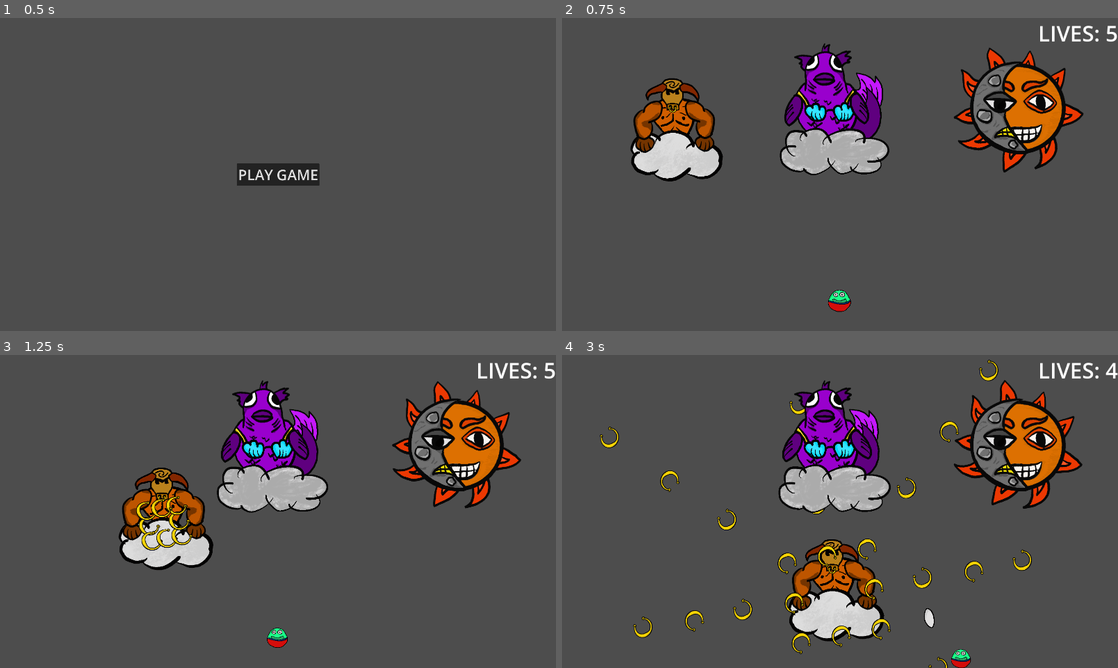
Above: before the commit, frames 1-4 (two rows, left to right).
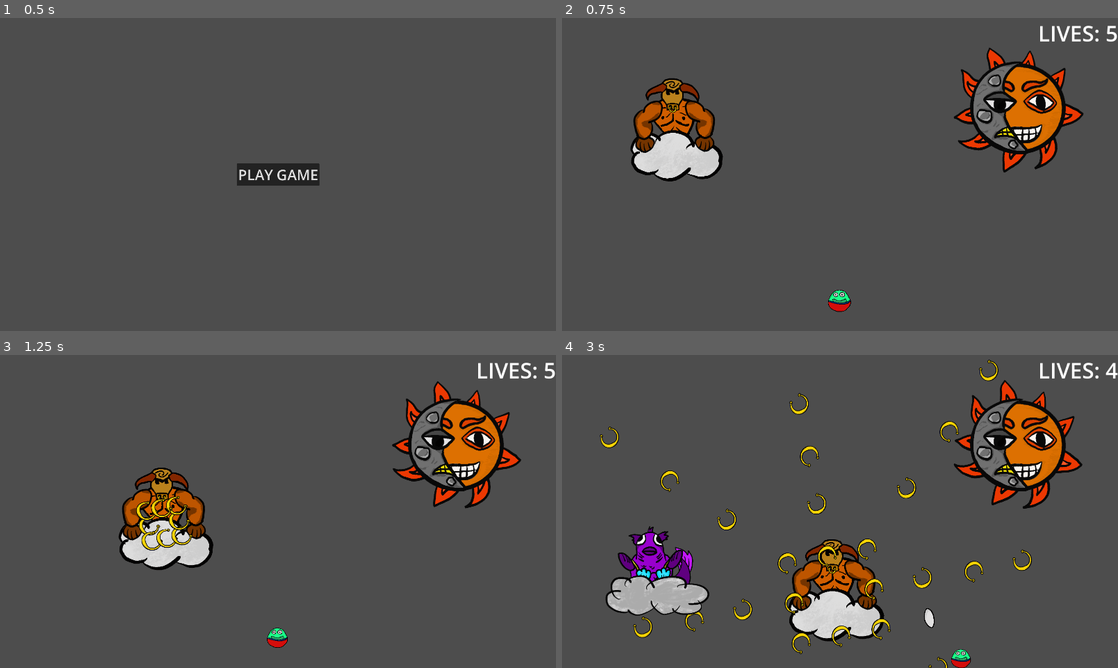
Above: after the commit, the same moments.

Repository: kaito002/bullet-hell-5
Game: Godot game, scene res://scenes/ui/main_menu.tscn
The game is run twice, just before and just after one commit, with the same random seed, the same clock (stepped at 60 frames per second) and the same inputs.
Inputs (mouse positions are in pixels of both pictures, inside the frame that each line leads up to):
- Up to frame 1 (0.5 s): no input
- Up to frame 2 (0.75 s): click "PLAY GAME" at 0.5 s
- Up to frame 3 (1.25 s): no input
- Up to frame 4 (3 s): move the mouse to (962, 495) at 1.27 s; press the mouse at (962, 495) at 1.28 s; hold D (right) 1.28-2.03 s; move the mouse to (728, 527) at 2.02 s; release the mouse at (728, 527) at 2.03 s; hold S (down) 2.03-2.78 s; click (728, 527) at 2.1 s; move the mouse to (895, 442) at 2.77 s; press the mouse at (895, 442) at 2.78 s; hold D (right) from 2.78 s (still down)

Frame 1 is identical in both runs. In frame 2, 5.7% of the frame differs, in the area x 39-59%, y 8-51%; in frame 3, 5.7%; in frame 4, 9.0%, in the area x 7-60%, y 8-84%.

Commit message:
add elements for picis level (sorry for the extensive commit)

Diff:
--- /dev/null
+++ b/scenes/enemies/boss.gd
@@ -0,0 +1,19 @@
+class_name Boss
+extends Area2D
+
+signal finished_intro()
+
+@export var movement_animator: AnimationPlayer
+@export var sprites_animator: AnimationPlayer
+
+func _ready() -> void:
+    movement_animator.animation_finished.connect(on_animation_finished)
+
+
+func on_animation_finished(animation_name: String):
+    match animation_name:
+        "intro":
+            finished_intro.emit()
+            movement_animator.play("stage_01")
+            sprites_animator.play("stage_01")
+        _: pass
--- a/scenes/enemies/taurus/taurus_weapon.gd
+++ b/scenes/enemies/boss_weapon.gd
@@ -1,3 +1,4 @@
+class_name BossWeapon
 extends Node2D
 
 @onready var fire_rate: Timer = $fire_rate
--- a/scenes/enemies/piscis/Piscis.tscn
+++ b/scenes/enemies/piscis/Piscis.tscn
@@ -8,6 +8,9 @@
 [ext_resource type="Texture2D" uid="uid://dj6uu853e71ys" path="res://assets/picis/left_arm.png" id="5_xxq6b"]
 [ext_resource type="Texture2D" uid="uid://ca7vlhe2syoy6" path="res://assets/picis/right_arm.png" id="6_07567"]
 [ext_resource type="PackedScene" uid="uid://dmffaeox4rhs4" path="res://scenes/components/health_component.tscn" id="8_vduq8"]
+[ext_resource type="Script" path="res://scenes/enemies/boss_weapon.gd" id="9_3wt0x"]
+[ext_resource type="Script" path="res://scenes/enemies/piscis/picis_basic_pattern.gd" id="10_tpue7"]
+[ext_resource type="PackedScene" uid="uid://j1hgp6jna1a0" path="res://scenes/enemies/piscis/picis_bullet.tscn" id="10_yoglv"]
 
 [sub_resource type="Animation" id="Animation_dusje"]
 length = 0.001
@@ -71,21 +74,34 @@
 "update": 0,
 "values": [Vector2(1, 1)]
 }
-
-[sub_resource type="Animation" id="Animation_fswud"]
-resource_name = "idle"
+tracks/5/type = "value"
+tracks/5/imported = false
+tracks/5/enabled = true
+tracks/5/path = NodePath("Art/Cloud:position")
+tracks/5/interp = 1
+tracks/5/loop_wrap = true
+tracks/5/keys = {
+"times": PackedFloat32Array(0),
+"transitions": PackedFloat32Array(1),
+"update": 0,
+"values": [Vector2(18, 177)]
+}
+
+[sub_resource type="Animation" id="Animation_5psdf"]
+resource_name = "intro"
+length = 0.4
 loop_mode = 1
 tracks/0/type = "value"
 tracks/0/imported = false
 tracks/0/enabled = true
-tracks/0/path = NodePath("Art/Body:scale")
-tracks/0/interp = 1
-tracks/0/loop_wrap = true
-tracks/0/keys = {
-"times": PackedFloat32Array(0, 0.5, 1),
-"transitions": PackedFloat32Array(1, 1, 1),
-"update": 0,
-"values": [Vector2(1, 1), Vector2(1.05, 1.05), Vector2(1, 1)]
+tracks/0/path = NodePath("Art/RightArm:rotation")
+tracks/0/interp = 1
+tracks/0/loop_wrap = true
+tracks/0/keys = {
+"times": PackedFloat32Array(0, 0.2, 0.4),
+"transitions": PackedFloat32Array(1, 1, 1),
+"update": 0,
+"values": [-2.29536, -2.05893, -2.29536]
 }
 tracks/1/type = "value"
 tracks/1/imported = false
@@ -94,6 +110,58 @@
 tracks/1/interp = 1
 tracks/1/loop_wrap = true
 tracks/1/keys = {
+"times": PackedFloat32Array(0, 0.2, 0.4),
+"transitions": PackedFloat32Array(1, 1, 1),
+"update": 0,
+"values": [2.15805, 2.3909, 2.15723]
+}
+tracks/2/type = "value"
+tracks/2/imported = false
+tracks/2/enabled = true
+tracks/2/path = NodePath("Art/Cloud:scale")
+tracks/2/interp = 1
+tracks/2/loop_wrap = true
+tracks/2/keys = {
+"times": PackedFloat32Array(0, 0.2, 0.4),
+"transitions": PackedFloat32Array(1, 1, 1),
+"update": 0,
+"values": [Vector2(1.33751, 1.19), Vector2(0.977515, 1.04042), Vector2(1.33751, 1.19)]
+}
+tracks/3/type = "value"
+tracks/3/imported = false
+tracks/3/enabled = true
+tracks/3/path = NodePath("Art/Cloud:position")
+tracks/3/interp = 1
+tracks/3/loop_wrap = true
+tracks/3/keys = {
+"times": PackedFloat32Array(0, 0.2, 0.4),
+"transitions": PackedFloat32Array(1, 1, 1),
+"update": 0,
+"values": [Vector2(18, 144), Vector2(17, 178), Vector2(18, 144)]
+}
+
+[sub_resource type="Animation" id="Animation_fswud"]
+resource_name = "idle"
+loop_mode = 1
+tracks/0/type = "value"
+tracks/0/imported = false
+tracks/0/enabled = true
+tracks/0/path = NodePath("Art/Body:scale")
+tracks/0/interp = 1
+tracks/0/loop_wrap = true
+tracks/0/keys = {
+"times": PackedFloat32Array(0, 0.5, 1),
+"transitions": PackedFloat32Array(1, 1, 1),
+"update": 0,
+"values": [Vector2(1, 1), Vector2(1.05, 1.05), Vector2(1, 1)]
+}
+tracks/1/type = "value"
+tracks/1/imported = false
+tracks/1/enabled = true
+tracks/1/path = NodePath("Art/LeftArm:rotation")
+tracks/1/interp = 1
+tracks/1/loop_wrap = true
+tracks/1/keys = {
 "times": PackedFloat32Array(0, 0.5, 1),
 "transitions": PackedFloat32Array(1, 1, 1),
 "update": 0,
@@ -139,7 +207,8 @@
 [sub_resource type="AnimationLibrary" id="AnimationLibrary_2tm6d"]
 _data = {
 "RESET": SubResource("Animation_dusje"),
-"idle": SubResource("Animation_fswud")
+"intro": SubResource("Animation_5psdf"),
+"stage_01": SubResource("Animation_fswud")
 }
 
 [sub_resource type="CapsuleShape2D" id="CapsuleShape2D_f77p3"]
@@ -149,10 +218,103 @@
 [sub_resource type="CircleShape2D" id="CircleShape2D_ydi71"]
 radius = 116.0
 
-[node name="Piscis" type="Area2D" groups=["enemies"]]
+[sub_resource type="Animation" id="Animation_vfo6o"]
+resource_name = "intro"
+length = 5.0
+tracks/0/type = "value"
+tracks/0/imported = false
+tracks/0/enabled = true
+tracks/0/path = NodePath(".:position")
+tracks/0/interp = 1
+tracks/0/loop_wrap = true
+tracks/0/keys = {
+"times": PackedFloat32Array(0, 2.5, 4, 5),
+"transitions": PackedFloat32Array(1, 1, 1, 1),
+"update": 0,
+"values": [Vector2(927, -816), Vector2(287, 782), Vector2(970, 177), Vector2(196, 170)]
+}
+
+[sub_resource type="Animation" id="Animation_okxbj"]
+length = 0.001
+tracks/0/type = "value"
+tracks/0/imported = false
+tracks/0/enabled = true
+tracks/0/path = NodePath(".:position")
+tracks/0/interp = 1
+tracks/0/loop_wrap = true
+tracks/0/keys = {
+"times": PackedFloat32Array(0),
+"transitions": PackedFloat32Array(1),
+"update": 0,
+"values": [Vector2(927, -816)]
+}
+
+[sub_resource type="Animation" id="Animation_jpw6j"]
+resource_name = "stage_01"
+length = 5.0
+loop_mode = 1
+tracks/0/type = "value"
+tracks/0/imported = false
+tracks/0/enabled = true
+tracks/0/path = NodePath(".:position")
+tracks/0/interp = 2
+tracks/0/loop_wrap = true
+tracks/0/keys = {
+"times": PackedFloat32Array(0, 0.6, 1, 1.5, 2, 2.5, 2.9, 3.3, 3.7, 4.1, 4.5, 5),
+"transitions": PackedFloat32Array(1, 1, 1, 1, 1, 1, 1, 1, 1, 1, 1, 1),
+"update": 0,
+"values": [Vector2(196, 170), Vector2(397, 197), Vector2(699, 171), Vector2(1102, 181), Vector2(1404, 155), Vector2(1706, 170), Vector2(1505, 190), Vector2(1304, 167), Vector2(1002, 185), Vector2(700, 156), Vector2(498, 195), Vector2(196, 170)]
+}
+
+[sub_resource type="Animation" id="Animation_ypdpk"]
+resource_name = "stage_02"
+tracks/0/type = "value"
+tracks/0/imported = false
+tracks/0/enabled = true
+tracks/0/path = NodePath(".:position")
+tracks/0/interp = 1
+tracks/0/loop_wrap = true
+tracks/0/keys = {
+"times": PackedFloat32Array(0, 1),
+"transitions": PackedFloat32Array(1, 1),
+"update": 0,
+"values": [Vector2(196, 170), Vector2(202, 878)]
+}
+
+[sub_resource type="Animation" id="Animation_r7jrl"]
+resource_name = "stage_03"
+length = 2.0
+loop_mode = 1
+tracks/0/type = "value"
+tracks/0/imported = false
+tracks/0/enabled = true
+tracks/0/path = NodePath(".:position")
+tracks/0/interp = 2
+tracks/0/loop_wrap = true
+tracks/0/keys = {
+"times": PackedFloat32Array(0, 1, 2),
+"transitions": PackedFloat32Array(1, 1, 1),
+"update": 0,
+"values": [Vector2(202, 878), Vector2(1709, 878), Vector2(202, 878)]
+}
+
+[sub_resource type="AnimationLibrary" id="AnimationLibrary_rw5sk"]
+_data = {
+"RESET": SubResource("Animation_okxbj"),
+"intro": SubResource("Animation_vfo6o"),
+"stage_01": SubResource("Animation_jpw6j"),
+"stage_02": SubResource("Animation_ypdpk"),
+"stage_03": SubResource("Animation_r7jrl")
+}
+
+[node name="Piscis" type="Area2D" node_paths=PackedStringArray("movement_animator", "sprites_animator") groups=["enemies"]]
+position = Vector2(927, -816)
+scale = Vector2(0.7, 0.7)
 collision_layer = 2
 collision_mask = 0
 script = ExtResource("1_as23b")
+movement_animator = NodePath("MovementAnimator")
+sprites_animator = NodePath("Art/SpriteAnimator")
 
 [node name="Art" type="Node2D" parent="."]
 
@@ -183,16 +345,16 @@
 offset = Vector2(-107, 42)
 
 [node name="Cloud" type="Sprite2D" parent="Art"]
-position = Vector2(18, 178)
+position = Vector2(18, 177)
 texture = ExtResource("3_lhkbs")
 offset = Vector2(-33, -152)
 
-[node name="AnimationPlayer" type="AnimationPlayer" parent="Art"]
+[node name="SpriteAnimator" type="AnimationPlayer" parent="Art"]
 root_node = NodePath("../..")
 libraries = {
 "": SubResource("AnimationLibrary_2tm6d")
 }
-autoplay = "idle"
+autoplay = "intro"
 
 [node name="BodyCollision" type="CollisionShape2D" parent="."]
 shape = SubResource("CapsuleShape2D_f77p3")
@@ -202,3 +364,18 @@
 shape = SubResource("CircleShape2D_ydi71")
 
 [node name="health_component" parent="." instance=ExtResource("8_vduq8")]
+
+[node name="MovementAnimator" type="AnimationPlayer" parent="."]
+libraries = {
+"": SubResource("AnimationLibrary_rw5sk")
+}
+autoplay = "intro"
+
+[node name="picis_weapon" type="Node2D" parent="."]
+script = ExtResource("9_3wt0x")
+
+[node name="fire_rate" type="Timer" parent="picis_weapon"]
+
+[node name="picis_basic_pattern" type="Node2D" parent="picis_weapon"]
+script = ExtResource("10_tpue7")
+bullet_scene = ExtResource("10_yoglv")
--- /dev/null
+++ b/scenes/enemies/piscis/picis_basic_pattern.gd
@@ -0,0 +1,7 @@
+class_name PicisBasicPattern
+extends FirePattern
+
+@export var bullet_scene: PackedScene
+
+func fire():
+	pass
--- /dev/null
+++ b/scenes/enemies/piscis/picis_bullet.tscn
@@ -0,0 +1,28 @@
+[gd_scene load_steps=4 format=3 uid="uid://j1hgp6jna1a0"]
+
+[ext_resource type="Texture2D" uid="uid://cemk3ahllakb8" path="res://assets/picis/picis_bullet.png" id="1_fcqp6"]
+
+[sub_resource type="CapsuleShape2D" id="CapsuleShape2D_444rx"]
+radius = 18.1679
+height = 64.5971
+
+[sub_resource type="RectangleShape2D" id="RectangleShape2D_qxhhj"]
+size = Vector2(28.5714, 18.5714)
+
+[node name="picis_bullet" type="Area2D"]
+
+[node name="Sprite2D" type="Sprite2D" parent="."]
+scale = Vector2(0.75, 0.75)
+texture = ExtResource("1_fcqp6")
+
+[node name="CollisionShape2D" type="CollisionShape2D" parent="."]
+position = Vector2(-10, -4.28571)
+rotation = -0.745039
+shape = SubResource("CapsuleShape2D_444rx")
+debug_color = Color(0.937241, 1.56906e-05, 0.628809, 0.42)
+
+[node name="CollisionShape2D2" type="CollisionShape2D" parent="."]
+position = Vector2(27.1429, 15)
+scale = Vector2(1, 1)
+shape = SubResource("RectangleShape2D_qxhhj")
+debug_color = Color(0.946552, 4.33177e-06, 0.587269, 0.42)
--- a/scenes/enemies/piscis/piscis.gd
+++ b/scenes/enemies/piscis/piscis.gd
@@ -1 +1,2 @@
-extends Area2D
+class_name Picis
+extends Boss
--- a/scenes/enemies/taurus/taurus.tscn
+++ b/scenes/enemies/taurus/taurus.tscn
@@ -6,7 +6,7 @@
 [ext_resource type="Texture2D" uid="uid://dskjbmnns2ral" path="res://assets/taurus/Taurus-3.png" id="3_7xhhk"]
 [ext_resource type="Texture2D" uid="uid://bnecnretp4ool" path="res://assets/taurus/Taurus-4.png" id="4_3xy23"]
 [ext_resource type="Texture2D" uid="uid://5x7uc86gah5o" path="res://assets/taurus/Taurus-5.png" id="5_dq33s"]
-[ext_resource type="Script" path="res://scenes/enemies/taurus/taurus_weapon.gd" id="6_fxig0"]
+[ext_resource type="Script" path="res://scenes/enemies/boss_weapon.gd" id="6_fxig0"]
 [ext_resource type="Script" path="res://scenes/enemies/taurus/taurus_basic_pattern.gd" id="8_5dt8i"]
 [ext_resource type="PackedScene" uid="uid://dxio33pyvaxh" path="res://scenes/enemies/taurus/taurus_bullet.tscn" id="8_xmsle"]
 [ext_resource type="PackedScene" uid="uid://dmffaeox4rhs4" path="res://scenes/components/health_component.tscn" id="9_nkl7v"]
--- /dev/null
+++ b/scenes/levels/picis/picis_level.tscn
@@ -0,0 +1,336 @@
+[gd_scene load_steps=14 format=3 uid="uid://c0uk1w3owlvv7"]
+
+[ext_resource type="Texture2D" uid="uid://dv14lgwwmyngb" path="res://assets/Background.png" id="1_kolbb"]
+[ext_resource type="PackedScene" uid="uid://s8ky14omwdpg" path="res://scenes/enemies/piscis/Piscis.tscn" id="1_lpxks"]
+[ext_resource type="FontFile" uid="uid://dlrnj02kqy645" path="res://assets/fonts/Archivo_Black/ArchivoBlack-Regular.ttf" id="2_mmgot"]
+[ext_resource type="PackedScene" uid="uid://csphrilt0rk71" path="res://scenes/levels/picis/water_pulse.tscn" id="3_3jqcf"]
+
+[sub_resource type="Animation" id="Animation_8gbeo"]
+resource_name = "show"
+tracks/0/type = "value"
+tracks/0/imported = false
+tracks/0/enabled = true
+tracks/0/path = NodePath(".:visible")
+tracks/0/interp = 1
+tracks/0/loop_wrap = true
+tracks/0/keys = {
+"times": PackedFloat32Array(0, 0.1, 0.3, 0.5, 0.7, 0.9, 1),
+"transitions": PackedFloat32Array(1, 1, 1, 1, 1, 1, 1),
+"update": 1,
+"values": [false, true, false, true, false, true, false]
+}
+
+[sub_resource type="Animation" id="Animation_gx57e"]
+length = 0.001
+tracks/0/type = "value"
+tracks/0/imported = false
+tracks/0/enabled = true
+tracks/0/path = NodePath(".:visible")
+tracks/0/interp = 1
+tracks/0/loop_wrap = true
+tracks/0/keys = {
+"times": PackedFloat32Array(0),
+"transitions": PackedFloat32Array(1),
+"update": 1,
+"values": [false]
+}
+
+[sub_resource type="AnimationLibrary" id="AnimationLibrary_nejia"]
+_data = {
+"RESET": SubResource("Animation_gx57e"),
+"show": SubResource("Animation_8gbeo")
+}
+
+[sub_resource type="Animation" id="Animation_e3026"]
+resource_name = "intro"
+length = 3.0
+tracks/0/type = "value"
+tracks/0/imported = false
+tracks/0/enabled = true
+tracks/0/path = NodePath(".:modulate")
+tracks/0/interp = 1
+tracks/0/loop_wrap = true
+tracks/0/keys = {
+"times": PackedFloat32Array(0, 1.4, 3),
+"transitions": PackedFloat32Array(1, 1, 1),
+"update": 0,
+"values": [Color(1, 1, 1, 0), Color(1, 1, 1, 1), Color(1, 1, 1, 0)]
+}
+
+[sub_resource type="Animation" id="Animation_x5wf3"]
+length = 0.001
+tracks/0/type = "value"
+tracks/0/imported = false
+tracks/0/enabled = true
+tracks/0/path = NodePath(".:modulate")
+tracks/0/interp = 1
+tracks/0/loop_wrap = true
+tracks/0/keys = {
+"times": PackedFloat32Array(0),
+"transitions": PackedFloat32Array(1),
+"update": 0,
+"values": [Color(1, 1, 1, 0)]
+}
+
+[sub_resource type="AnimationLibrary" id="AnimationLibrary_s1gba"]
+_data = {
+"RESET": SubResource("Animation_x5wf3"),
+"intro": SubResource("Animation_e3026")
+}
+
+[sub_resource type="Animation" id="Animation_v471v"]
+resource_name = "stage_03"
+length = 9.0
+loop_mode = 2
+tracks/0/type = "value"
+tracks/0/imported = false
+tracks/0/enabled = true
+tracks/0/path = NodePath("water_pulse6:position")
+tracks/0/interp = 1
+tracks/0/loop_wrap = false
+tracks/0/keys = {
+"times": PackedFloat32Array(0, 3, 6, 9),
+"transitions": PackedFloat32Array(1, 1, 1, 1),
+"update": 0,
+"values": [Vector2(219, 1850), Vector2(219, 627), Vector2(219, 627), Vector2(219, 1850)]
+}
+tracks/1/type = "value"
+tracks/1/imported = false
+tracks/1/enabled = true
+tracks/1/path = NodePath("water_pulse:position")
+tracks/1/interp = 1
+tracks/1/loop_wrap = false
+tracks/1/keys = {
+"times": PackedFloat32Array(0, 3, 6, 9),
+"transitions": PackedFloat32Array(1, 1, 1, 1),
+"update": 0,
+"values": [Vector2(527, 1850), Vector2(527, 1850), Vector2(527, 622), Vector2(527, 622)]
+}
+tracks/2/type = "value"
+tracks/2/imported = false
+tracks/2/enabled = true
+tracks/2/path = NodePath("water_pulse2:position")
+tracks/2/interp = 1
+tracks/2/loop_wrap = false
+tracks/2/keys = {
+"times": PackedFloat32Array(0, 3, 6, 9),
+"transitions": PackedFloat32Array(1, 1, 1, 1),
+"update": 0,
+"values": [Vector2(819, 1850), Vector2(819, 638), Vector2(819, 638), Vector2(819, 1850)]
+}
+tracks/3/type = "value"
+tracks/3/imported = false
+tracks/3/enabled = true
+tracks/3/path = NodePath("water_pulse3:position")
+tracks/3/interp = 1
+tracks/3/loop_wrap = false
+tracks/3/keys = {
+"times": PackedFloat32Array(0, 3, 6, 9),
+"transitions": PackedFloat32Array(1, 1, 1, 1),
+"update": 0,
+"values": [Vector2(1127, 1850), Vector2(1127, 1850), Vector2(1127, 627), Vector2(1127, 627)]
+}
+tracks/4/type = "value"
+tracks/4/imported = false
+tracks/4/enabled = true
+tracks/4/path = NodePath("water_pulse4:position")
+tracks/4/interp = 1
+tracks/4/loop_wrap = false
+tracks/4/keys = {
+"times": PackedFloat32Array(0, 3, 6, 9),
+"transitions": PackedFloat32Array(1, 1, 1, 1),
+"update": 0,
+"values": [Vector2(1445, 1850), Vector2(1445, 622), Vector2(1445, 622), Vector2(1445, 1850)]
+}
+tracks/5/type = "value"
+tracks/5/imported = false
+tracks/5/enabled = true
+tracks/5/path = NodePath("water_pulse5:position")
+tracks/5/interp = 1
+tracks/5/loop_wrap = false
+tracks/5/keys = {
+"times": PackedFloat32Array(0, 3, 6, 9),
+"transitions": PackedFloat32Array(1, 1, 1, 1),
+"update": 0,
+"values": [Vector2(1771, 1850), Vector2(1771, 1850), Vector2(1771, 643), Vector2(1771, 643)]
+}
+
+[sub_resource type="Animation" id="Animation_j8vnx"]
+length = 0.001
+tracks/0/type = "value"
+tracks/0/imported = false
+tracks/0/enabled = true
+tracks/0/path = NodePath("water_pulse6:position")
+tracks/0/interp = 1
+tracks/0/loop_wrap = true
+tracks/0/keys = {
+"times": PackedFloat32Array(0),
+"transitions": PackedFloat32Array(1),
+"update": 0,
+"values": [Vector2(219, 1850)]
+}
+tracks/1/type = "value"
+tracks/1/imported = false
+tracks/1/enabled = true
+tracks/1/path = NodePath("water_pulse:position")
+tracks/1/interp = 1
+tracks/1/loop_wrap = true
+tracks/1/keys = {
+"times": PackedFloat32Array(0),
+"transitions": PackedFloat32Array(1),
+"update": 0,
+"values": [Vector2(527, 1850)]
+}
+tracks/2/type = "value"
+tracks/2/imported = false
+tracks/2/enabled = true
+tracks/2/path = NodePath("water_pulse2:position")
+tracks/2/interp = 1
+tracks/2/loop_wrap = true
+tracks/2/keys = {
+"times": PackedFloat32Array(0),
+"transitions": PackedFloat32Array(1),
+"update": 0,
+"values": [Vector2(819, 1850)]
+}
+tracks/3/type = "value"
+tracks/3/imported = false
+tracks/3/enabled = true
+tracks/3/path = NodePath("water_pulse3:position")
+tracks/3/interp = 1
+tracks/3/loop_wrap = true
+tracks/3/keys = {
+"times": PackedFloat32Array(0),
+"transitions": PackedFloat32Array(1),
+"update": 0,
+"values": [Vector2(1127, 1850)]
+}
+tracks/4/type = "value"
+tracks/4/imported = false
+tracks/4/enabled = true
+tracks/4/path = NodePath("water_pulse4:position")
+tracks/4/interp = 1
+tracks/4/loop_wrap = true
+tracks/4/keys = {
+"times": PackedFloat32Array(0),
+"transitions": PackedFloat32Array(1),
+"update": 0,
+"values": [Vector2(1445, 1850)]
+}
+tracks/5/type = "value"
+tracks/5/imported = false
+tracks/5/enabled = true
+tracks/5/path = NodePath("water_pulse5:position")
+tracks/5/interp = 1
+tracks/5/loop_wrap = true
+tracks/5/keys = {
+"times": PackedFloat32Array(0),
+"transitions": PackedFloat32Array(1),
+"update": 0,
+"values": [Vector2(1771, 1850)]
+}
+
+[sub_resource type="AnimationLibrary" id="AnimationLibrary_lfcil"]
+_data = {
+"RESET": SubResource("Animation_j8vnx"),
+"stage_03": SubResource("Animation_v471v")
+}
+
+[node name="PicisLevel" type="Node2D"]
+
+[node name="Background" type="CanvasLayer" parent="."]
+layer = -10
+
+[node name="Background" type="TextureRect" parent="Background"]
+anchors_preset = 15
+anchor_right = 1.0
+anchor_bottom = 1.0
+grow_horizontal = 2
+grow_vertical = 2
+texture = ExtResource("1_kolbb")
+
+[node name="UI" type="CanvasLayer" parent="."]
+
+[node name="Go" type="Label" parent="UI"]
+visible = false
+anchors_preset = 8
+anchor_left = 0.5
+anchor_top = 0.5
+anchor_right = 0.5
+anchor_bottom = 0.5
+offset_left = -20.0
+offset_top = -11.5
+offset_right = 20.0
+offset_bottom = 11.5
+grow_horizontal = 2
+grow_vertical = 2
+theme_override_colors/font_color = Color(1, 1, 1, 1)
+theme_override_colors/font_shadow_color = Color(0, 0, 0, 1)
+theme_override_colors/font_outline_color = Color(0, 0, 0, 1)
+theme_override_constants/shadow_offset_x = 10
+theme_override_constants/shadow_offset_y = 10
+theme_override_constants/outline_size = 10
+theme_override_constants/line_spacing = 0
+theme_override_fonts/font = ExtResource("2_mmgot")
+theme_override_font_sizes/font_size = 250
+text = "GO!"
+horizontal_alignment = 1
+vertical_alignment = 1
+
+[node name="AnimationPlayer" type="AnimationPlayer" parent="UI/Go"]
+libraries = {
+"": SubResource("AnimationLibrary_nejia")
+}
+
+[node name="BossName" type="Label" parent="UI"]
+modulate = Color(1, 1, 1, 0)
+anchors_preset = 5
+anchor_left = 0.5
+anchor_right = 0.5
+offset_left = -333.0
+offset_top = 60.0
+offset_right = 334.0
+offset_bottom = 265.0
+grow_horizontal = 2
+theme_override_colors/font_color = Color(1, 1, 1, 1)
+theme_override_colors/font_shadow_color = Color(0, 0, 0, 1)
+theme_override_colors/font_outline_color = Color(0, 0, 0, 1)
+theme_override_constants/shadow_offset_x = 5
+theme_override_constants/shadow_offset_y = 5
+theme_override_constants/outline_size = 5
+theme_override_fonts/font = ExtResource("2_mmgot")
+theme_override_font_sizes/font_size = 150
+text = "~~Picis~~"
+horizontal_alignment = 1
+vertical_alignment = 1
+
+[node name="AnimationPlayer" type="AnimationPlayer" parent="UI/BossName"]
+libraries = {
+"": SubResource("AnimationLibrary_s1gba")
+}
+
+[node name="Piscis" parent="." instance=ExtResource("1_lpxks")]
+
+[node name="water_pulse6" parent="." instance=ExtResource("3_3jqcf")]
+position = Vector2(219, 1850)
+
+[node name="water_pulse" parent="." instance=ExtResource("3_3jqcf")]
+position = Vector2(527, 1850)
+
+[node name="water_pulse2" parent="." instance=ExtResource("3_3jqcf")]
+position = Vector2(819, 1850)
+
+[node name="water_pulse3" parent="." instance=ExtResource("3_3jqcf")]
+position = Vector2(1127, 1850)
+
+[node name="water_pulse4" parent="." instance=ExtResource("3_3jqcf")]
+position = Vector2(1445, 1850)
+
+[node name="water_pulse5" parent="." instance=ExtResource("3_3jqcf")]
+position = Vector2(1771, 1850)
+
+[node name="LevelHazardAnimator" type="AnimationPlayer" parent="."]
+libraries = {
+"": SubResource("AnimationLibrary_lfcil")
+}
+autoplay = "stage_03"
--- /dev/null
+++ b/scenes/levels/picis/water_pulse.tscn
@@ -0,0 +1,23 @@
+[gd_scene load_steps=4 format=3 uid="uid://csphrilt0rk71"]
+
+[ext_resource type="Texture2D" uid="uid://byv4yc22p4nmk" path="res://assets/picis/level/water_pulse_01.png" id="1_o38j3"]
+[ext_resource type="Texture2D" uid="uid://bbkpaisxk8nu2" path="res://assets/picis/level/water_pulse_02.png" id="2_ruguu"]
+
+[sub_resource type="SpriteFrames" id="SpriteFrames_qivvd"]
+animations = [{
+"frames": [{
+"duration": 1.0,
+"texture": ExtResource("1_o38j3")
+}, {
+"duration": 1.0,
+"texture": ExtResource("2_ruguu")
+}],
+"loop": true,
+"name": &"default",
+"speed": 6.0
+}]
+
+[node name="water_pulse" type="AnimatedSprite2D"]
+sprite_frames = SubResource("SpriteFrames_qivvd")
+autoplay = "default"
+frame_progress = 0.509762
Binary file added: assets/Background.png
Not shown, added: assets/Background.png.import
Binary file added: assets/fonts/Archivo_Black/ArchivoBlack-Regular.ttf
Not shown, added: assets/fonts/Archivo_Black/ArchivoBlack-Regular.ttf.import
Not shown, added: assets/fonts/Archivo_Black/OFL.txt
Binary file added: assets/picis/level/shark.png
Not shown, added: assets/picis/level/shark.png.import
Binary file added: assets/picis/level/water_pulse_01.png
Not shown, added: assets/picis/level/water_pulse_01.png.import
Binary file added: assets/picis/level/water_pulse_02.png
Not shown, added: assets/picis/level/water_pulse_02.png.import
Not shown: 1 places in scenes/enemies/piscis/Piscis.tscn that only renumber resources
